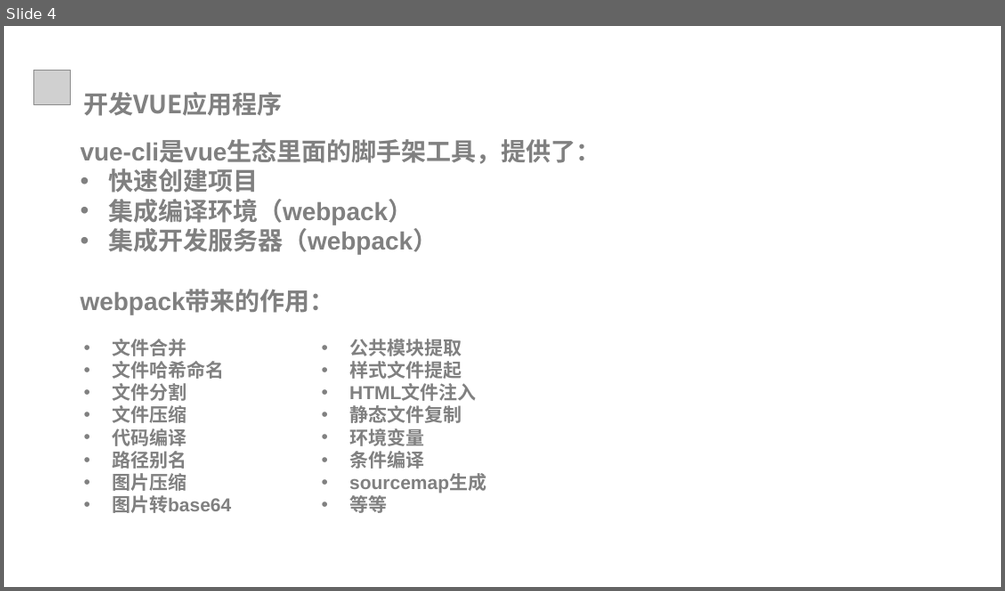
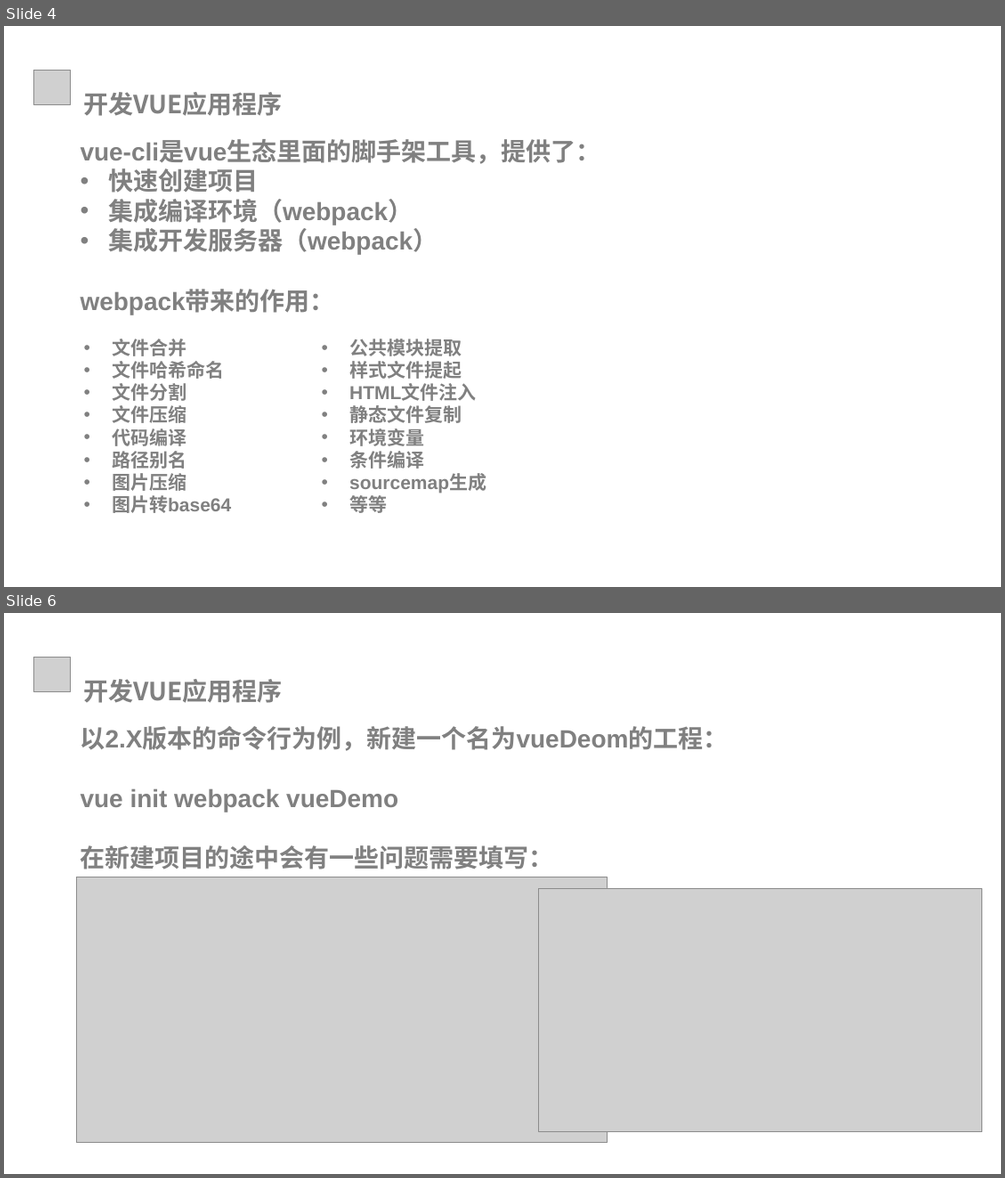
Before and after one commit to xiaozs/ppt, a slide deck: 3.开发VUE应用程序.pptx. Shown one above the other, each under a label of ours: slide 4 before the commit, slides 4 and 6 after it; the slides between them are not shown. The pictures are 1005x591 and 1005x1178 pixels, drawn with LibreOffice and Linux fonts; fonts in the diff are those of the drawing; grey boxes stand for pictures; background and template pictures are left out. Boxes give left, top, right and bottom in pixels: in the first picture for what was removed or moved away, otherwise in the second. Text is boxed around its words. In the diff, an @@ line names an element or a change of style, - is before the commit and + after.

```diff
--- a/3.开发VUE应用程序.pptx
+++ b/3.开发VUE应用程序.pptx
@@ slide 6 added at (4,613,1001,1174), background #FFFFFF @@
@@ picture added at (34,657,71,692) @@
@@ text added at (84,679,283,703), 24 pt, text #808080, bold @@
+开发VUE应用程序
@@ text added at (81,726,728,869), 24 pt, text #808080, bold @@
+以2.X版本的命令行为例，新建一个名为vueDeom的工程：
+vue init webpack vueDemo
+在新建项目的途中会有一些问题需要填写：
@@ picture added at (77,877,607,1143) @@
@@ picture added at (539,888,982,1131) @@
```
Also in this commit, not shown: 3 slides changed, 15 other slides added, 37 other files.
